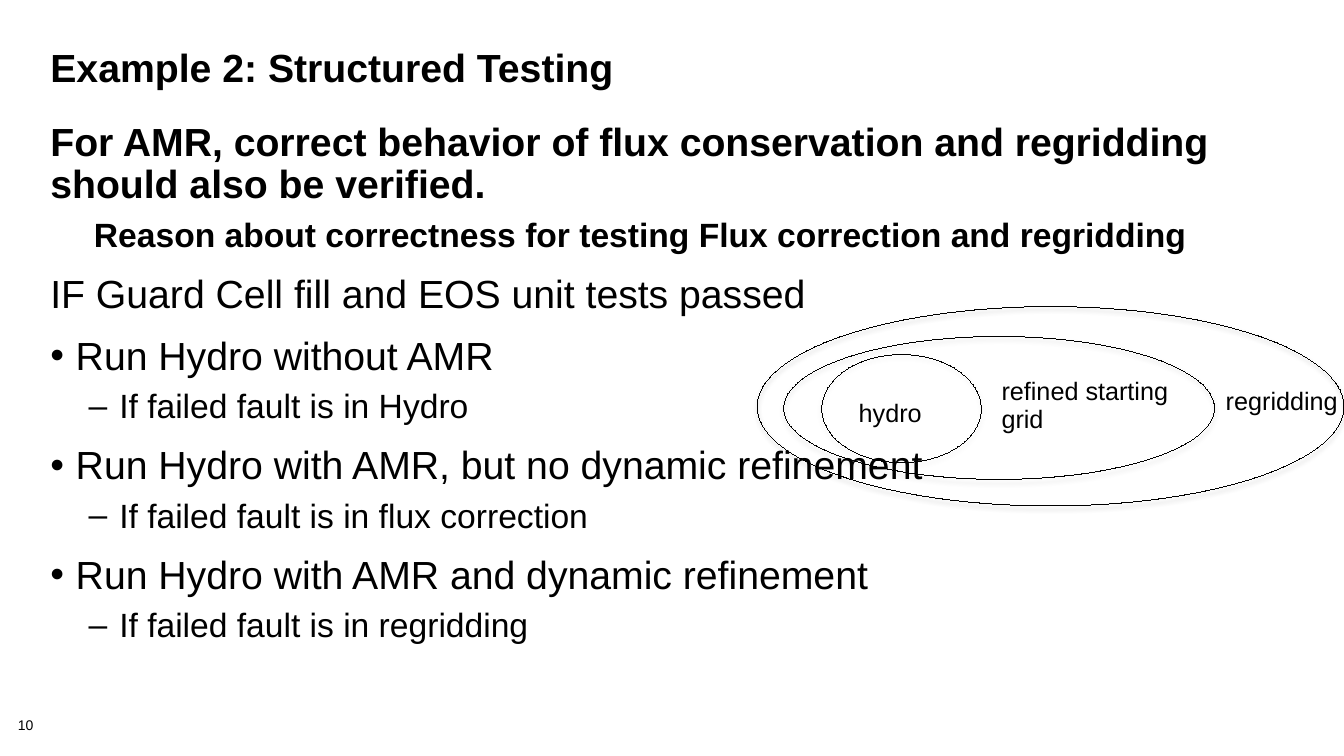
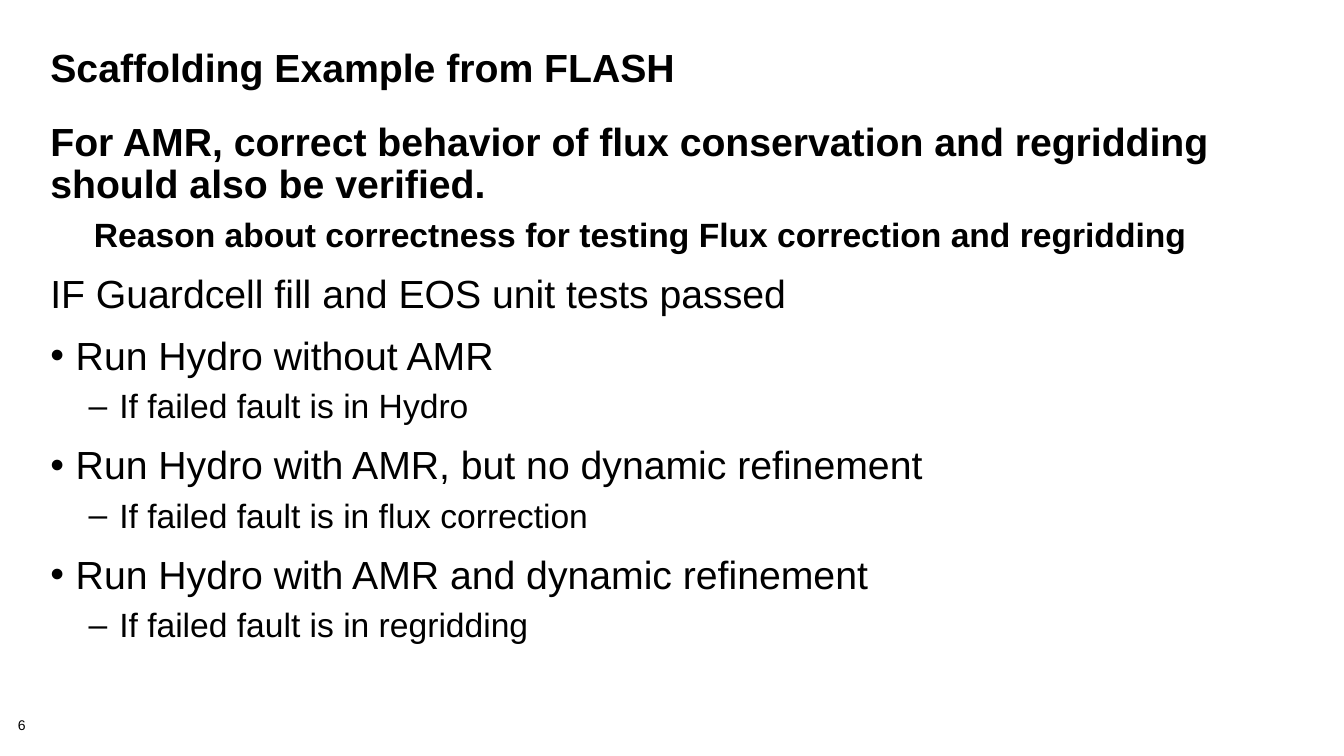
Before and after one commit to bssw-tutorial/presentations, a slide deck: slide 6 of final-presentations/2021-04-12-ecpam/03-testing2.pptx (slide 10 before the commit). Drawn at 1344x756 pixels with LibreOffice and Linux fonts; fonts in the diff are those of the drawing; background and template pictures are left out. Boxes give left, top, right and bottom in pixels: in the first picture for what was removed or moved away, otherwise in the second. Text is boxed around its words. In the diff, an @@ line names an element or a change of style, - is before the commit and + after.

```diff
--- a/final-presentations/2021-04-12-ecpam/03-testing2.pptx
+++ b/final-presentations/2021-04-12-ecpam/03-testing2.pptx
@@ title at [50,53,675,90]: text changed @@
-Example 2: Structured Testing
+Scaffolding Example from FLASH
@@ text at [50,279,786,316]: text changed @@
-IF Guard Cell fill and EOS unit tests passed
+IF Guardcell fill and EOS unit tests passed
@@ ellipse removed at [757,307,1344,506] @@
@@ ellipse removed at [783,337,1214,480] @@
@@ ellipse removed at [822,355,981,463] @@
@@ text removed at [1002,381,1169,433] @@
-refined starting
-grid
@@ text removed at [859,403,922,427] @@
-hydro
@@ text removed at [1226,391,1338,415] @@
-regridding
@@ page number at [18,720,26,730]: text changed @@
-10
+6
```
Also in this commit, not shown: 7 other slides changed, 7 slides removed, 1 other file.
